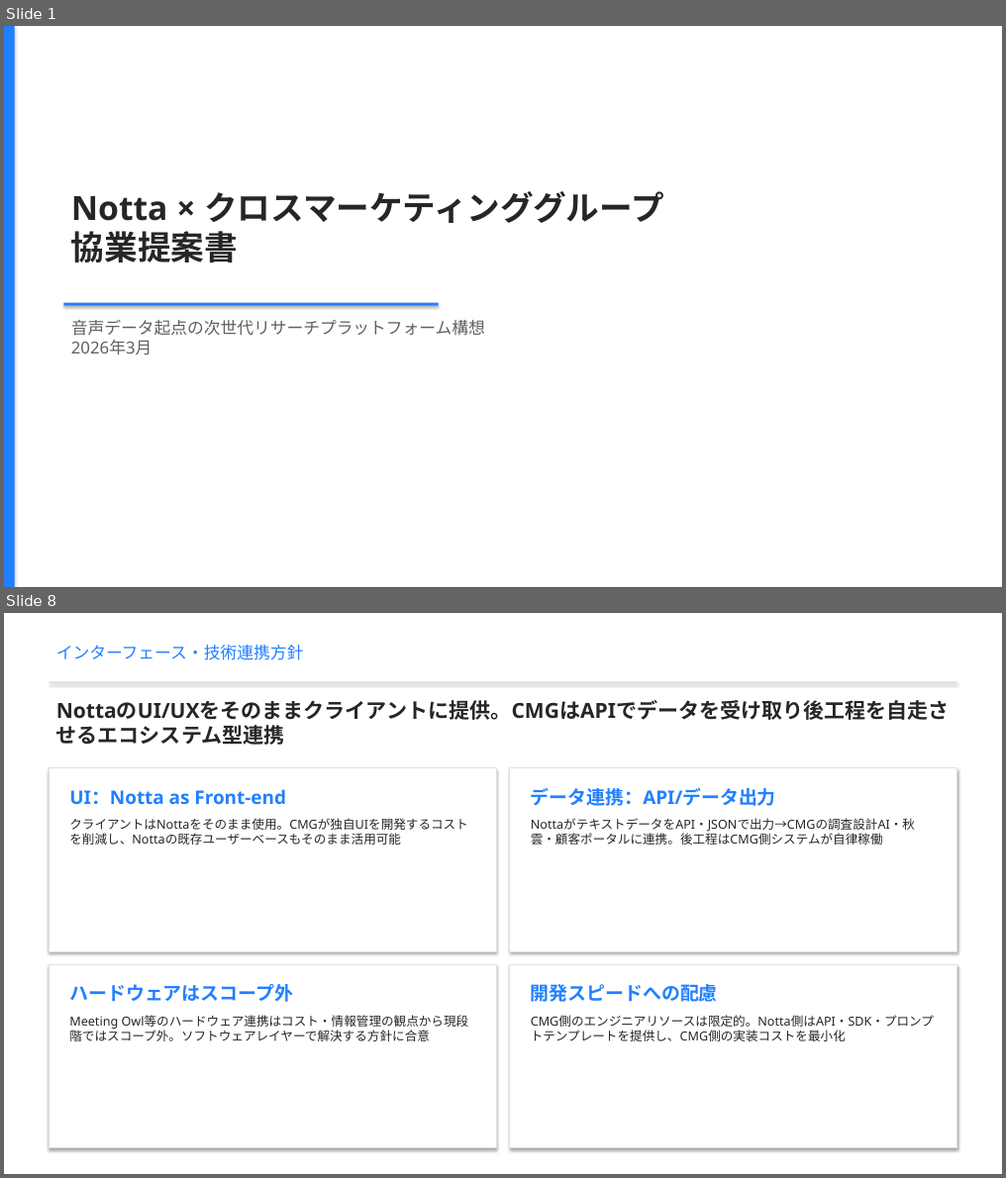
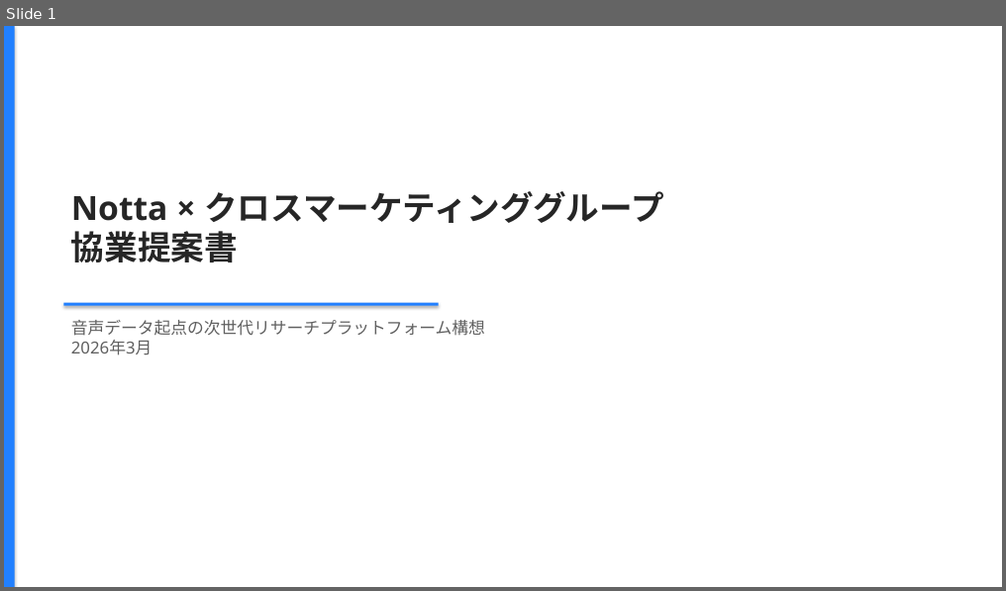
Before and after one commit to hideakikawano-beep/pptCreate, a slide deck: cross_marketing_notta_presentation.pptx. Shown one above the other, each under a label of ours: slides 1 and 8 before the commit, slide 1 after it; the slides between them are not shown. The pictures are 1006x1178 and 1006x591 pixels, drawn with LibreOffice and Linux fonts; fonts in the diff are those of the drawing. Boxes give left, top, right and bottom in pixels: in the first picture for what was removed or moved away, otherwise in the second. Text is boxed around its words. In the diff, an @@ line names an element or a change of style, - is before the commit and + after.

```diff
--- a/cross_marketing_notta_presentation.pptx
+++ b/cross_marketing_notta_presentation.pptx
@@ slide 8 removed at bbox=[4, 613, 1002, 1174], background #FFFFFF @@
@@ text removed at bbox=[56, 645, 304, 661] @@
-インターフェース・技術連携方針
@@ rectangle removed at bbox=[49, 682, 957, 682] @@
@@ text removed at bbox=[56, 700, 949, 720] @@
-NottaのUI/UXをそのままクライアントに提供。CMGはAPIでデータを受け取り後工程を自走させるエコシステム型連携
@@ rectangle removed at bbox=[49, 768, 496, 953] @@
@@ text removed at bbox=[69, 789, 286, 804] @@
-UI：Notta as Front-end
@@ rectangle removed at bbox=[509, 768, 956, 953] @@
@@ text removed at bbox=[531, 788, 776, 806] @@
-データ連携：API/データ出力
@@ text removed at bbox=[69, 818, 468, 845] @@
-クライアントはNottaをそのまま使用。CMGが独自UIを開発するコストを削減し、Nottaの既存ユーザーベースもそのまま活用可能
@@ text removed at bbox=[531, 818, 915, 845] @@
-NottaがテキストデータをAPI・JSONで出力→CMGの調査設計AI・秋雲・顧客ポータルに連携。後工程はCMG側システムが自律稼働
@@ rectangle removed at bbox=[49, 964, 496, 1149] @@
@@ rectangle removed at bbox=[509, 964, 956, 1149] @@
@@ text removed at bbox=[69, 984, 293, 1002] @@
-ハードウェアはスコープ外
@@ text removed at bbox=[531, 984, 718, 1002] @@
-開発スピードへの配慮
@@ text removed at bbox=[69, 1015, 469, 1042] @@
-Meeting Owl等のハードウェア連携はコスト・情報管理の観点から現段階ではスコープ外。ソフトウェアレイヤーで解決する方針に合意
@@ text removed at bbox=[531, 1015, 934, 1042] @@
-CMG側のエンジニアリソースは限定的。Notta側はAPI・SDK・プロンプトテンプレートを提供し、CMG側の実装コストを最小化
```
Also in this commit, not shown: 1 slide changed, 3 slides added, 8 other slides removed, 1 other file.
